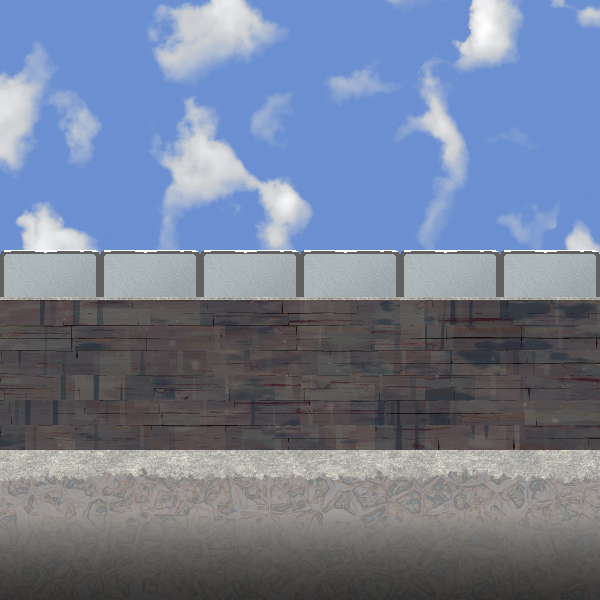
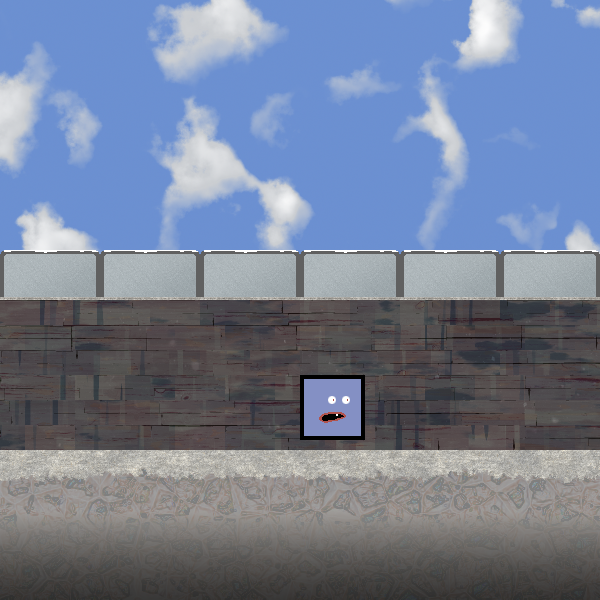
Before/after of a 600×600 layered artwork. What changed in the layer stack:
showed "Character", painted on it over [300, 375, 365, 440]
